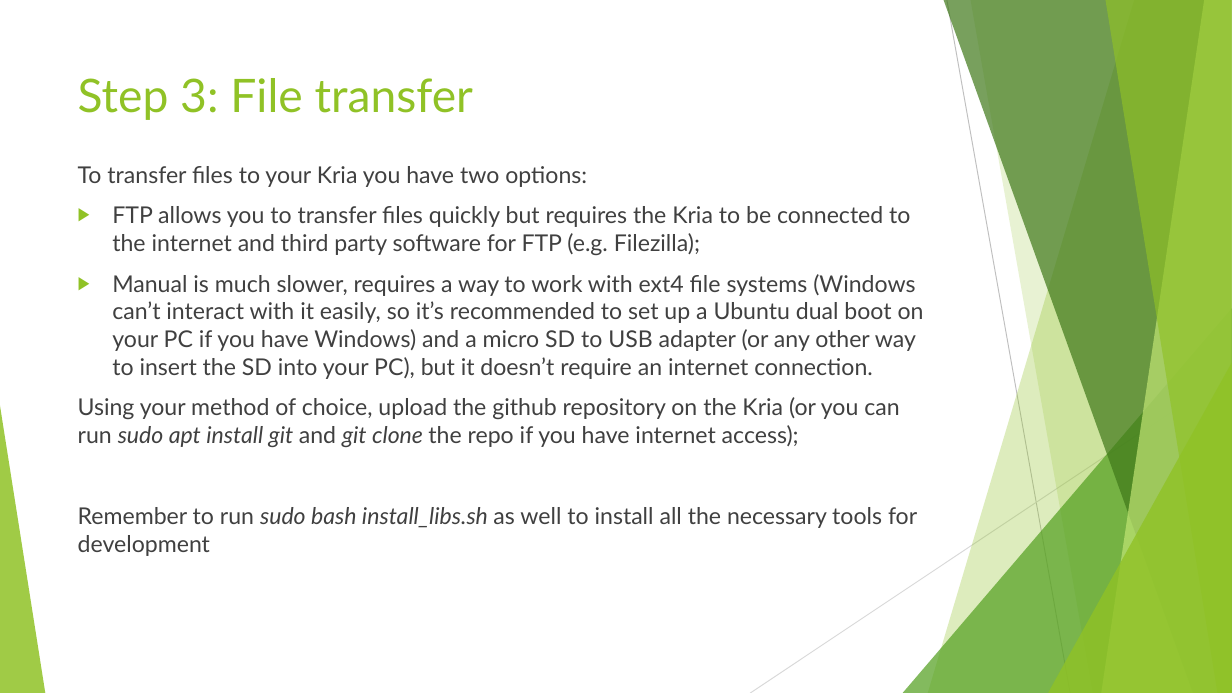
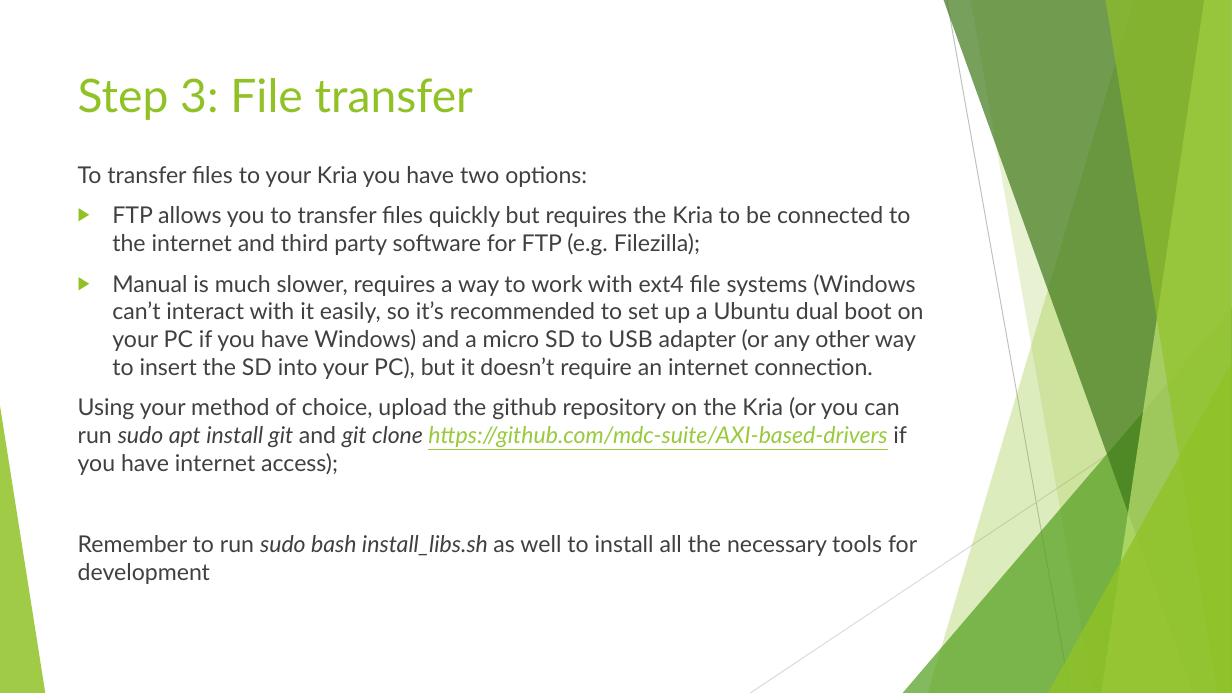
Before and after one commit to GiuseppeSatta/AXI-based-drivers, a slide deck: slide 5 of AXI DMA Driver Test Instructions.pptx. Drawn at 1232x693 pixels with LibreOffice and Linux fonts; fonts in the diff are those of the drawing. Boxes give left, top, right and bottom in pixels: in the first picture for what was removed or moved away, otherwise in the second. Text is boxed around its words. In the diff, an @@ line names an element or a change of style, - is before the commit and + after.

```diff
--- a/AXI DMA Driver Test Instructions.pptx
+++ b/AXI DMA Driver Test Instructions.pptx
@@ text at box(78, 397, 907, 475): text changed @@
-Using your method of choice, upload the github repository on the Kria (or you can run sudo apt install git and git clone the repo if you have internet access);
+Using your method of choice, upload the github repository on the Kria (or you can run sudo apt install git and git clone https://github.com/mdc-suite/AXI-based-drivers if you have internet access);
```
Also in this commit, not shown: 1 other slide changed.
